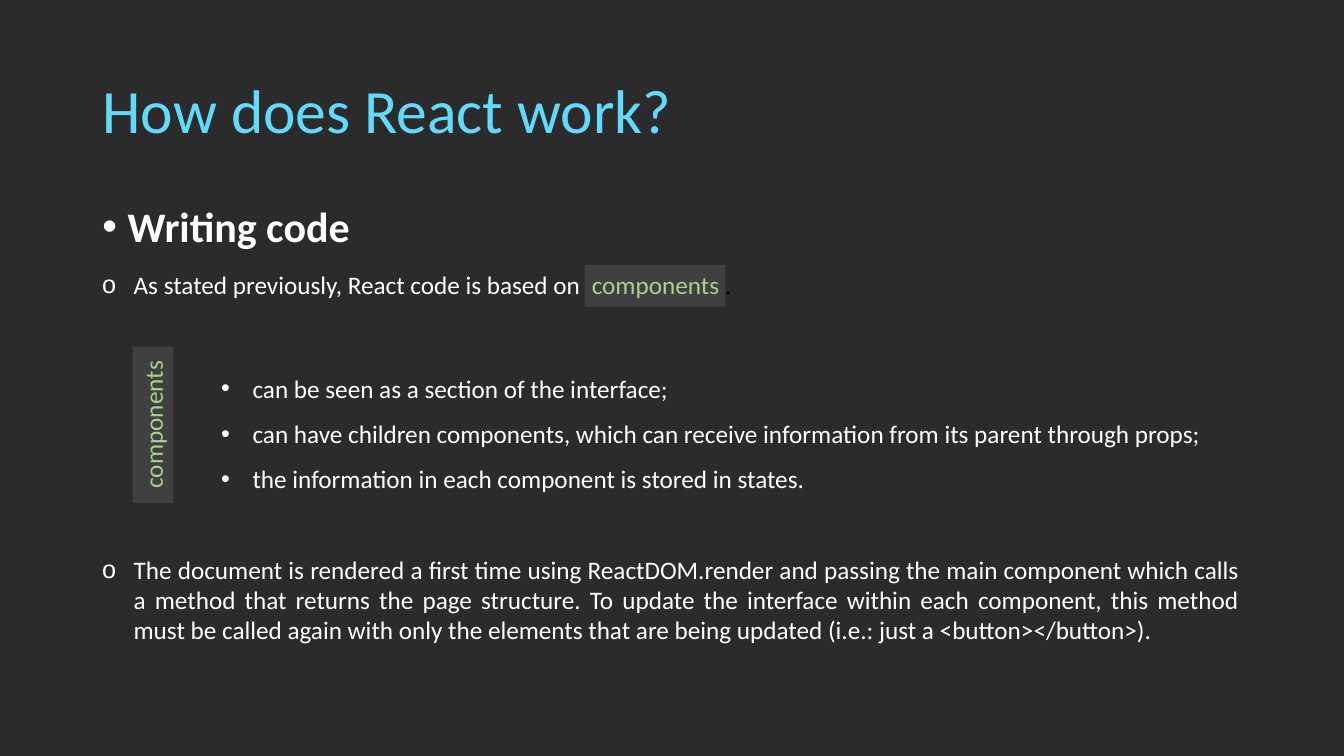
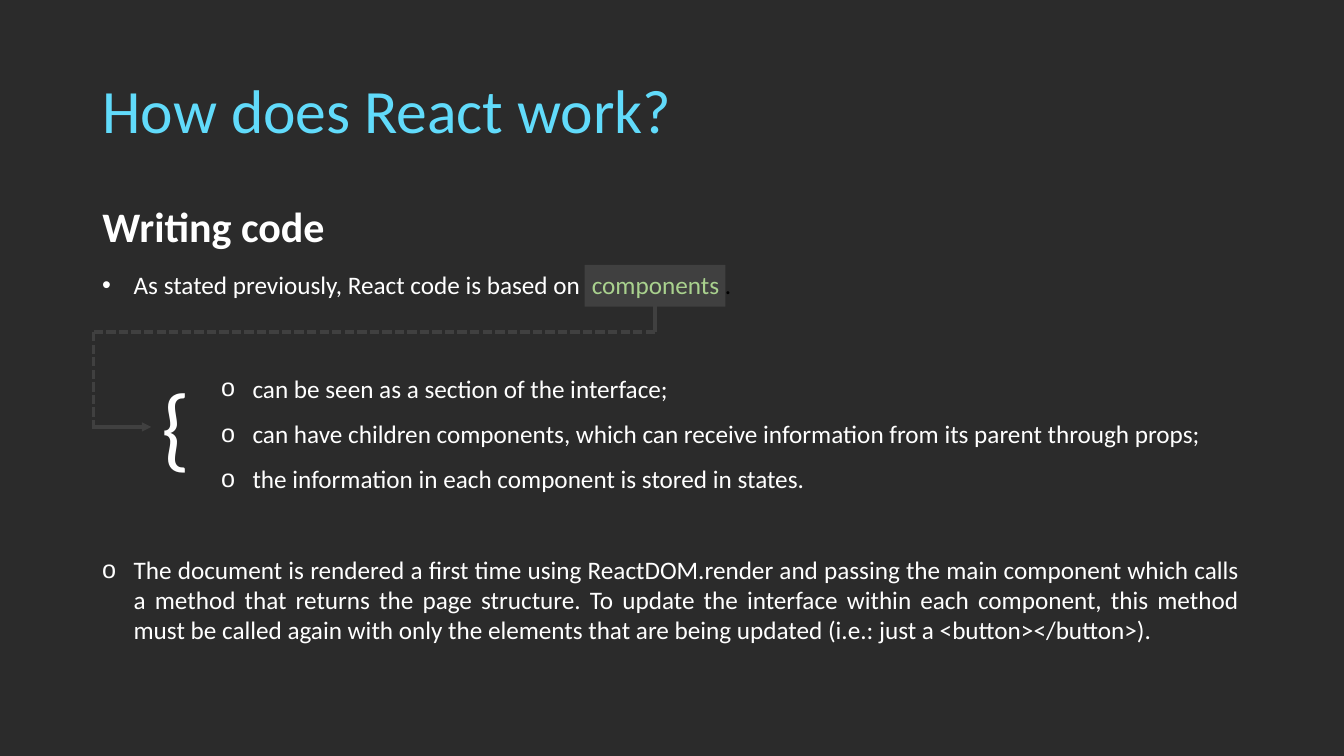
Before and after one commit to digas99/pirple-kuwtjs, a slide deck: slide 4 of project-2/Pirple - Project 2.pptx. Drawn at 1344x756 pixels with LibreOffice and Linux fonts; fonts in the diff are those of the drawing; background and template pictures are left out; a plain dark background stands for a picture behind light text. Boxes give left, top, right and bottom in pixels: in the first picture for what was removed or moved away, otherwise in the second. Text is boxed around its words. In the diff, an @@ line names an element or a change of style, - is before the commit and + after.

```diff
--- a/project-2/Pirple - Project 2.pptx
+++ b/project-2/Pirple - Project 2.pptx
@@ text "Writing code" at box(102, 212, 325, 249): bullet • to none @@
@@ text "As stated previously, React code ..." at box(134, 276, 719, 298): bullet o to • @@
@@ line added from (655, 306) to (655, 332), #404040 2.25 pt @@
@@ line added from (655, 332) to (92, 332), #404040 2.25 pt dashed @@
@@ line added from (94, 332) to (94, 427), #404040 2.25 pt dashed @@
@@ rectangle removed at box(133, 346, 173, 503) @@
-components
@@ text "can be seen as a ..." at box(253, 380, 1200, 492): bullet • to o @@
@@ text added at box(151, 363, 201, 485), 66 pt, text #FFFFFF @@
+{
@@ arrow added from (92, 427) to (151, 427), #404040 2.25 pt @@
```
Also in this commit, not shown: 2 other slides changed.
